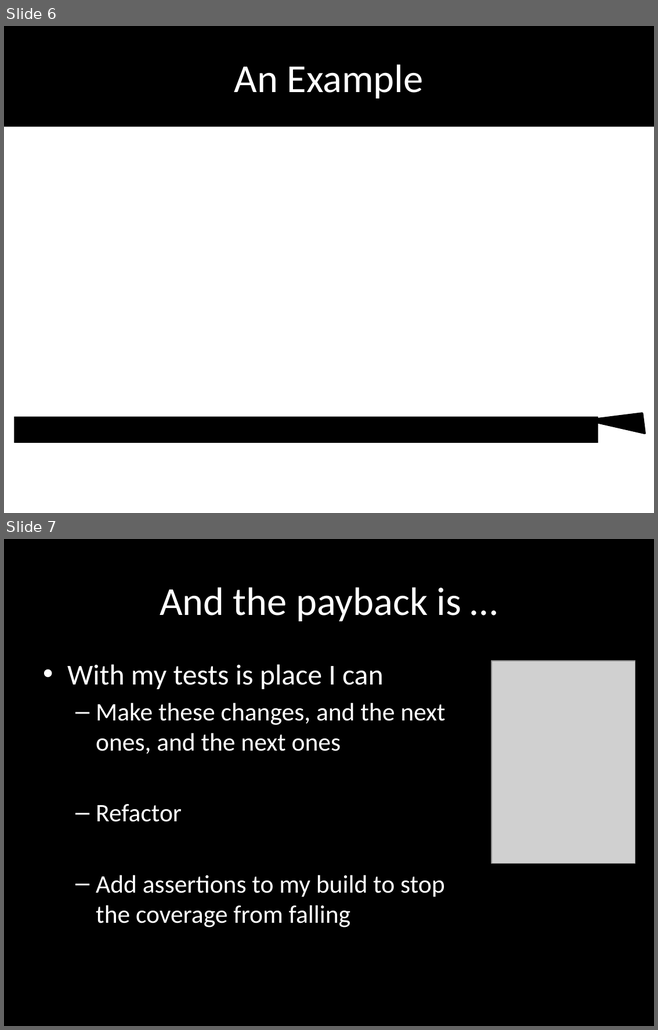
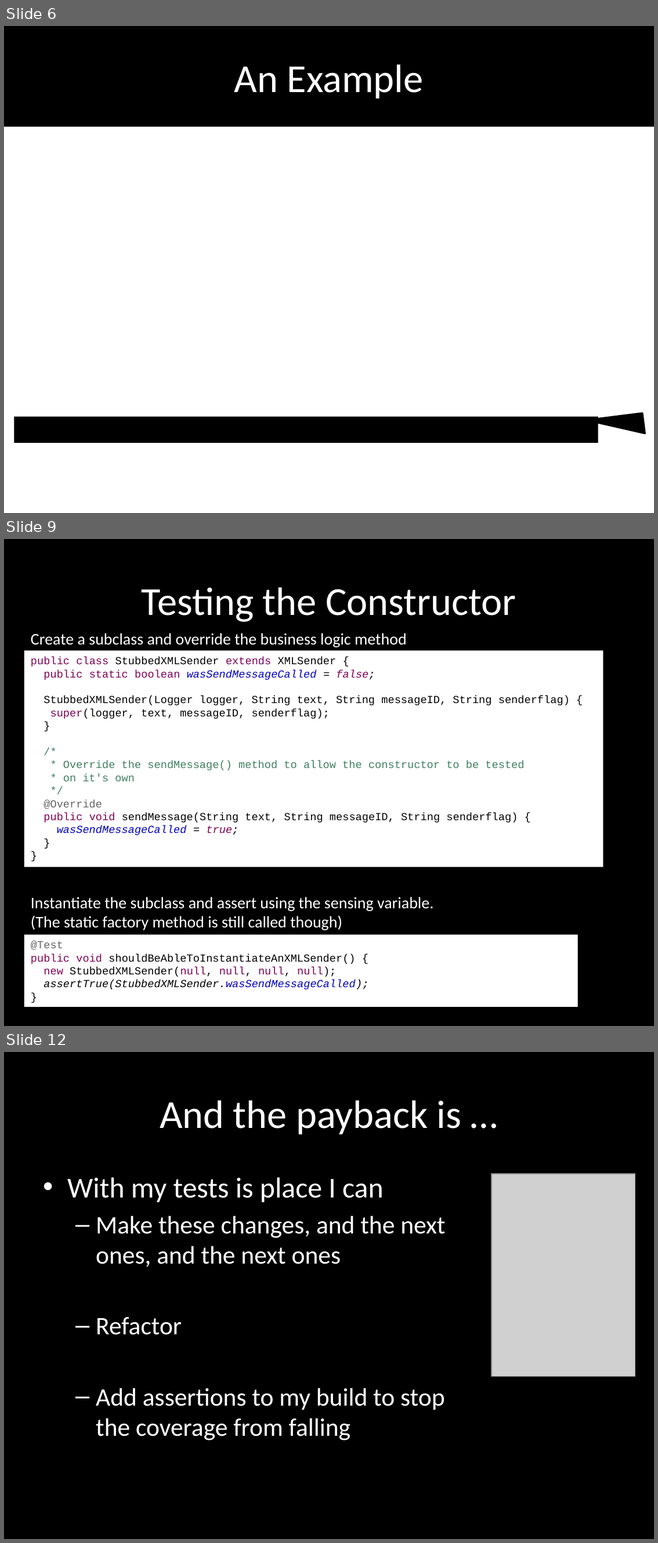
Before and after one commit to tonybaines/retrofitting-tests, a slide deck: presentation/Retrofitting Tests.pptx. Shown one above the other, each under a label of ours: slides 6 and 7 before the commit, slides 6, 9 and 12 after it; the slides between them are not shown. The pictures are 658x1030 and 658x1543 pixels, drawn with LibreOffice and Linux fonts; fonts in the diff are those of the drawing; grey boxes stand for pictures; background and template pictures are left out. Boxes give left, top, right and bottom in pixels: in the first picture for what was removed or moved away, otherwise in the second. Text is boxed around its words. In the diff, an @@ line names an element or a change of style, - is before the commit and + after.

```diff
--- a/presentation/Retrofitting Tests.pptx
+++ b/presentation/Retrofitting Tests.pptx
@@ slide 9 added at (x1=4, y1=539, x2=654, y2=1026), background #000000 @@
@@ title added at (x1=141, y1=587, x2=516, y2=622), 44 pt, text #FFFFFF @@
+Testing the Constructor
@@ text added at (x1=31, y1=633, x2=407, y2=647), 18 pt, text #FFFFFF @@
+Create a subclass and override the business logic method
@@ rectangle added at (x1=24, y1=651, x2=603, y2=867), fill #FFFFFF, 12 pt, text #000000 @@
+public class StubbedXMLSender extends XMLSender {
+public static boolean wasSendMessageCalled = false;
+StubbedXMLSender(Logger logger, String text, String messageID, String senderflag) {
+super(logger, text, messageID, senderflag);
+}
+/*
+* Override the sendMessage() method to allow the constructor to be tested
+* on it's own
+*/
+@Override
+public void sendMessage(String text, String messageID, String senderflag) {
+wasSendMessageCalled = true;
+}
+}
@@ text added at (x1=31, y1=897, x2=433, y2=931), 18 pt, text #FFFFFF @@
+Instantiate the subclass and assert using the sensing variable.
+(The static factory method is still called though)
@@ rectangle added at (x1=24, y1=935, x2=578, y2=1006), fill #FFFFFF, 12 pt, text #000000 @@
+@Test
+public void shouldBeAbleToInstantiateAnXMLSender() {
+new StubbedXMLSender(null, null, null, null);
+assertTrue(StubbedXMLSender.wasSendMessageCalled);
+}
@@ what was slide 7 is now slide 12 @@
```
Also in this commit, not shown: 2 slides changed, 4 other slides added.
